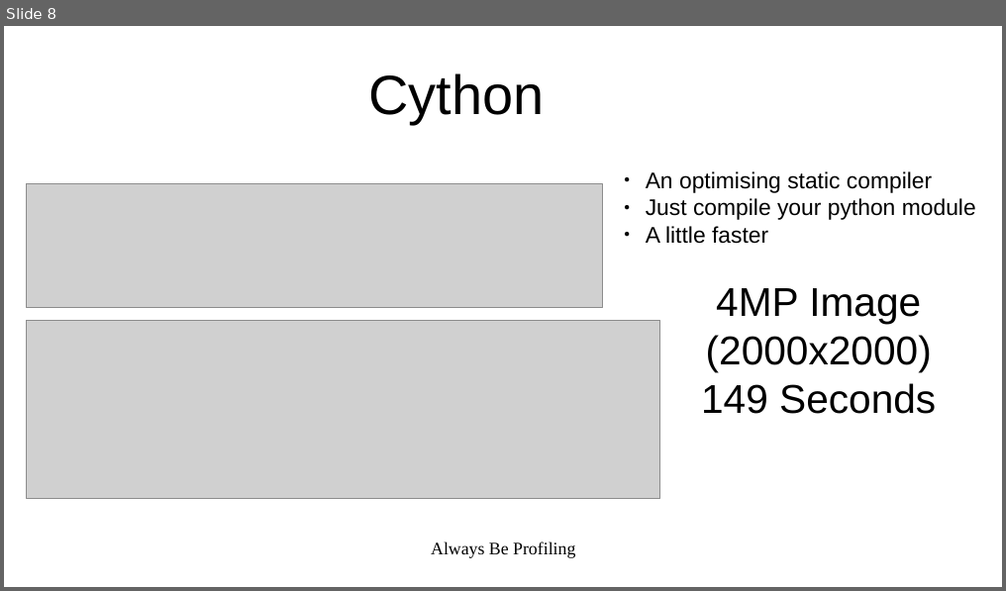
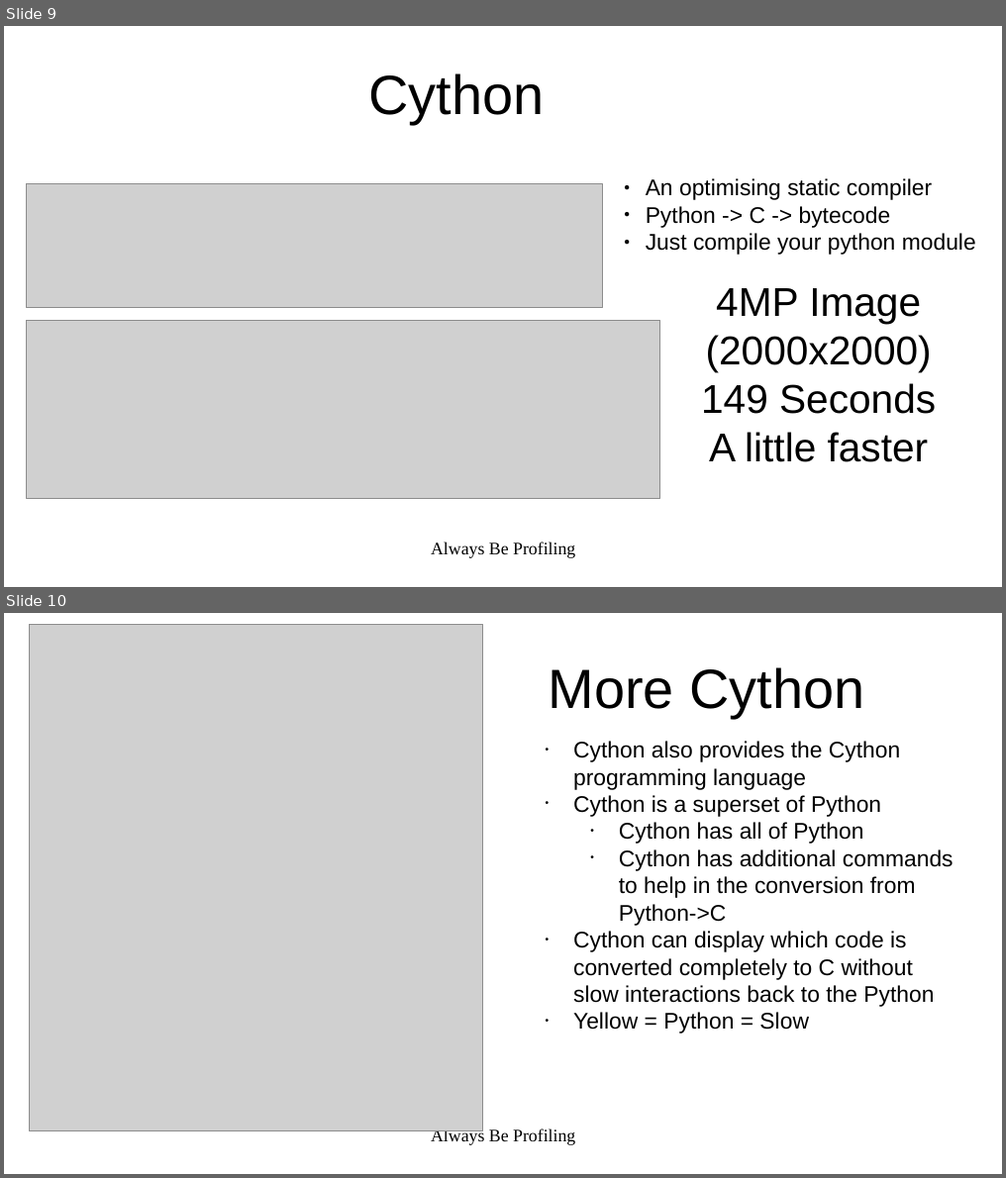
Before and after one commit to calvinloveland/performant-python, a slide deck: Docs/PerformantPython.odp. Shown one above the other, each under a label of ours: slide 8 before the commit, slides 9 and 10 after it. The pictures are 1006x591 and 1006x1178 pixels, drawn with LibreOffice and Linux fonts; fonts in the diff are those of the drawing; grey boxes stand for pictures. Boxes give left, top, right and bottom in pixels: in the first picture for what was removed or moved away, otherwise in the second. Text is boxed around its words. In the diff, an @@ line names an element or a change of style, - is before the commit and + after.

```diff
--- a/Docs/PerformantPython.odp
+++ b/Docs/PerformantPython.odp
@@ slide 10 added at [4,613,1002,1174], background #FFFFFF @@
@@ picture added at [29,625,482,1132] @@
@@ title added at [548,667,864,718], 44 pt, text #000000 @@
+More Cython
@@ text added at [573,741,953,1034], 18 pt, text #000000 @@
+• Cython also provides the Cython programming language
+• Cython is a superset of Python
+  • Cython has all of Python
+  • Cython has additional commands to help in the conversion from Python->C
+• Cython can display which code is converted completely to C without slow interactions back to the Python
+• Yellow = Python = Slow
@@ text added at [431,1128,575,1146], 14 pt, text #000000 @@
+Always Be Profiling
@@ what was slide 8 is now slide 9 @@
@@ slide 9 changed as well @@
@@ text "An optimising static compiler": place and size @@
-text "An optimising static compiler" at [646,172,976,244]
+text "An optimising static compiler" at [646,178,976,255]
@@ text at [646,178,976,255]: indent changed @@
@@ text at [646,206,891,228]: paragraph added @@
+● Python -> C -> bytecode
@@ text at [646,226,768,244]: paragraph removed @@
-● A little faster
@@ text at [709,432,929,463]: paragraph added @@
+A little faster
```
Also in this commit, not shown: 5 other slides changed, 4 other slides added, 2 slides removed, 1 other file.
